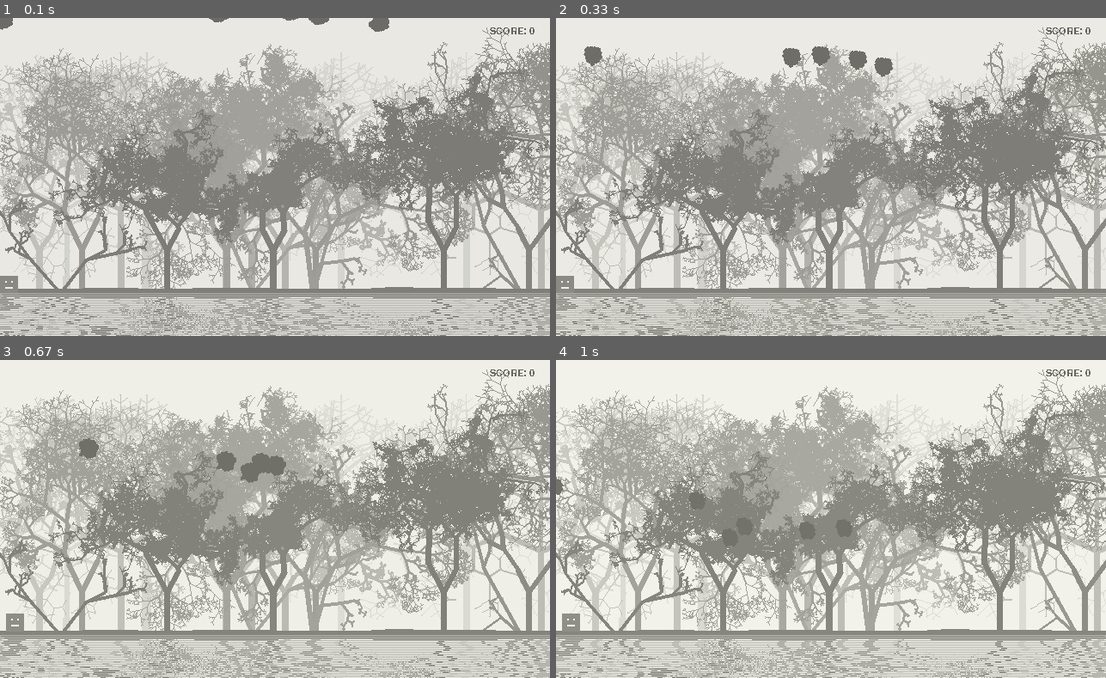
Above: before the commit, frames 1-4 (two rows, left to right).
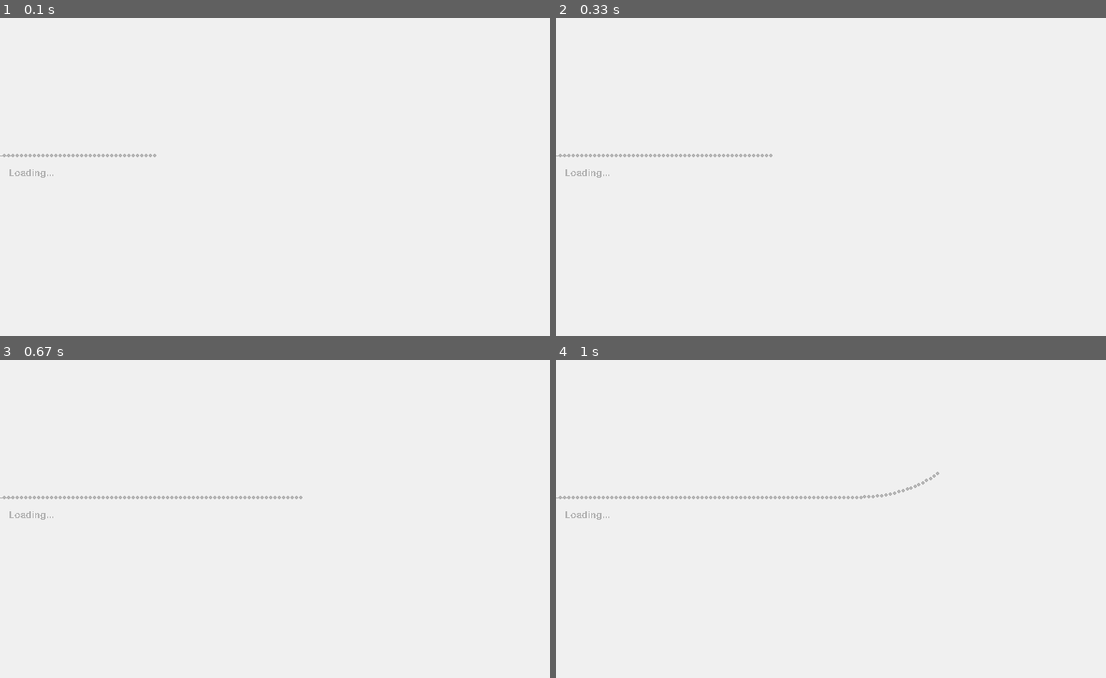
Above: after the commit, the same moments.

Repository: MyTaeyeon/Pygame-Art-with-code
Game: pygame game, started from main.py
Same seed, same stepped clock (60 frames per second), same inputs: the game is played once before the commit and once after it.
Inputs:
- Up to frame 1 (0.1 s): no input
- Up to frame 2 (0.33 s): no input
- Up to frame 3 (0.67 s): hold Left from 0.33 s (still down)
- Up to frame 4 (1 s): release Left at 0.87 s; hold Left from 0.9 s (still down)

The runs differ from the first frame. In frame 1, 63% of the frame differs, in the area x 0-100%, y 0-100%; in frame 2, 63%, in the area x 0-100%, y 2-100%; in frame 3, 63%; in frame 4, 63%.

Commit message:
fixed loading screen dsn't work

Diff:
--- a/main.py
+++ b/main.py
@@ -116,27 +116,8 @@
 	if totalMade[n]%int(lspds[n]*10) == 0:
 		terrain[n] = (terrain[n]+1) % 2
 
-
 	# print(str(loaded)+"/"+str(allloads))
 	return l
-
-# load screen =====================================================================================
-mt(1, 3, 2 , 1, 0)
-
-thread1 = threading.Thread(target=mt, args=(2,  3, 2, 1, 0))
-thread1.start()
-thread1.join()
-
-vine = pattern.Vine(0,160)
-screen.fill([240,240,240])
-
-while loaded<allloads:
-	for i in range(10):
-		vine.grow(screen)
-	pygame.draw.rect(screen,(240,240,240),[0,170,100,20])
-	u.text(screen,10,height/2+15,"Loading... "+str(loaded)+"/"+str(allloads),(180,180,180))
-	u.line(screen,(180,180,180),[0,height/2],[(float(loaded)/allloads)*width/2,height/2],1)
-	pygame.display.flip()
 
 # camera ==========================================================================================
 canvas = pygame.Surface([width/2,height])
@@ -208,201 +189,226 @@
 			deers.remove(d)
 
 # setup for first run =============================================================================
-T = 0
-r = 0
-gifts = [creature.goStraight(random.randint(-100, width ), random.randint(-30, -10), [random.randint(-6, 6), random.randint(3, 6)]) for i in range(7)]
-shape = [None] * len(gifts)
-cnt = [0] * len(gifts)
-phase = 0
-zoff = 0
-running = True
-score = 0
-
-pygame.mixer.music.play(-1)
-
-# game loop =======================================================================================
-while (True):
-	for event in pygame.event.get():
-		if event.type == pygame.QUIT:
-			sys.exit()
-		if running == False and event.type == pygame.KEYDOWN and event.key == pygame.K_r:
-			running = True
-			scroll = 0
-			birds = []
-			deers = []
-			player = creature.Player(0, height - land[0])
-			T = 0
-			r = 0
-			gifts = [creature.goStraight(random.randint(-100, width ), random.randint(-30, -10), [random.randint(-6, 6), random.randint(3, 6)]) for i in range(7)]
-			shape = [None] * len(gifts)
-			cnt = [0] * len(gifts)
-			phase = 0
-			zoff = 0
-			running = True
-			score = 0
-
-			mt(1, 3, 2 , 1, 0)
-
-			thread1 = threading.Thread(target=mt, args=(2,  3, 2, 1, 0))
-			thread1.start()
-			thread1.join()
-
-			vine = pattern.Vine(0,160)
-			screen.fill([240,240,240])
-
-			while loaded<allloads:
-				for i in range(10):
-					vine.grow(screen)
-				pygame.draw.rect(screen,(240,240,240),[0,170,100,20])
-				u.text(screen,10,height/2+15,"Loading... "+str(loaded)+"/"+str(allloads),(180,180,180))
-				u.line(screen,(180,180,180),[0,height/2],[(float(loaded)/allloads)*width/2,height/2],1)
-				pygame.display.flip()
-
-			pygame.mixer.music.play(-1)
-
-	clock.tick(45)
-
-	if running == False:
-		continue
-
-	screen.fill((255, 255, 255))
-	canvas.fill([240,240,240])
-	for d in deers:
-		d.draw(canvas)
-
-	for i in range(4):
-		if Ls[i] is not None:
-			canvas.blit(Ls[i],[locs[i]+scroll*lspds[i]-buff,0])
-
-		if locs[i]+scroll*lspds[i] < -width-buff:
-			locs[i] += width*2
-			# Ls[i] = makeBGLayer(i)
-			t1 = threading.Thread(target=mt, args=(1, i))
-			t1.start()
-
-		if Lrs[i] is not None:
-			canvas.blit(Lrs[i],[locrs[i]+scroll*lspds[i]-buff,0])
-
-		if locrs[i]+scroll*lspds[i] < -width-buff:
-			locrs[i] += width*2
-			# Lrs[i] = makeBGLayer(i)
-			t2 = threading.Thread(target=mt, args=(2, i))
-			t2.start()
-
-	for j in range(len(gifts)):
-		if cnt[j] == 0:
-			if gifts[j].update(onlandY(gifts[j].x)) =='boom':
-				cnt[j] = 21
-				gifts[j] = [creature.splinter(gifts[j].x + random.randint(-6, 6), gifts[j].y + random.randint(0, 6),
-								[random.randint(-6, 6), random.randint(-3, -1)],
-								150, random.randint(3, 5), random.randint(15, 20)) for i in range(20)]
-			else:
-				if u.dist(gifts[j].x, gifts[j].y, player.x, player.y) < 30 and player.status[0] != 'Death':
-					if player.y > gifts[j].y:
-						player.status = 'Death'
-						player.split = [creature.splinter(player.x + random.randint(-6, 6), player.y + random.randint(0, 6),
+scroll = None
+birds = None
+deers = None
+player = None
+T = None
+r = None
+gifts = None
+shape = None
+cnt = None
+phase = None
+zoff = None
+running = None
+score = None
+
+# Game is running =================================================================================
+
+def play():
+	global running, scroll, score, T, gifts, birds, deers, screen, cnt, Lrs, locrs, Ls, locs, SPEED, canvas, terrain, landloc, landni, landDensity
+	phase = 0
+	zoff = 0
+	pygame.mixer.music.play(-1)
+	while running:
+		for event in pygame.event.get():
+			if event.type == pygame.QUIT:
+				sys.exit()
+
+		clock.tick(45)
+
+		screen.fill((255, 255, 255))
+		canvas.fill([240,240,240])
+		for d in deers:
+			d.draw(canvas)
+
+		for i in range(4):
+			if Ls[i] is not None:
+				canvas.blit(Ls[i],[locs[i]+scroll*lspds[i]-buff,0])
+
+			if locs[i]+scroll*lspds[i] < -width-buff:
+				locs[i] += width*2
+				# Ls[i] = makeBGLayer(i)
+				t1 = threading.Thread(target=mt, args=(1, i))
+				t1.start()
+
+			if Lrs[i] is not None:
+				canvas.blit(Lrs[i],[locrs[i]+scroll*lspds[i]-buff,0])
+
+			if locrs[i]+scroll*lspds[i] < -width-buff:
+				locrs[i] += width*2
+				# Lrs[i] = makeBGLayer(i)
+				t2 = threading.Thread(target=mt, args=(2, i))
+				t2.start()
+
+		for j in range(len(gifts)):
+			if cnt[j] == 0:
+				if gifts[j].update(onlandY(gifts[j].x)) =='boom':
+					cnt[j] = 21
+					gifts[j] = [creature.splinter(gifts[j].x + random.randint(-6, 6), gifts[j].y + random.randint(0, 6),
 									[random.randint(-6, 6), random.randint(-3, -1)],
 									150, random.randint(3, 5), random.randint(15, 20)) for i in range(20)]
-						player.cnt = 21
-					cnt[j] = 21
-					gifts[j] = [creature.splinter(gifts[j].x + random.randint(-6, 6), gifts[j].y + random.randint(0, 6),
-								[random.randint(-6, 6), random.randint(-3, -1)],
-								150, random.randint(3, 5), random.randint(15, 20)) for i in range(20)]
 				else:
-					# draw gift!!!
-					vertices = []
-
-					for a in range(0, int(2 * math.pi / math.radians(5))):
-						a = a * math.radians(5)
-						xoff = math.cos(a + phase)
-						yoff = math.sin(a + phase)
-						xoff = u.map_value(xoff, -1, 1, 0, 4.0)
-						yoff = u.map_value(yoff, -1, 1, 0, 4.0)
-						r = u.map_value(noise.noise(xoff, yoff, zoff), 0, 1, 15, 5)
-						x = r * math.cos(a) + gifts[j].x
-						y = r * math.sin(a) + gifts[j].y
-						vertices.append((x, y))
-
-					u.polygon(canvas, (110, 110, 110), vertices)
-
-					phase += 0.003
-					zoff += 0.01
-
-		elif cnt[j] > 1:
-			for i in range(len(gifts[j])):
-				if gifts[j][i] == None:
-					continue
-				if gifts[j][i].update() == 'boom':
-					gifts[j][i] = None
-					cnt[j] -= 1
-				else:
-					gifts[j][i].draw(canvas)
-		else:
-			cnt[j] = 0
-			gifts[j] = creature.goStraight(random.randint(100, width // 2 - 50), random.randint(-30, -10), [random.randint(-6, 6), random.randint(3, 6)])
-
-	u.polygon(canvas,(130,130,130),[[0,height]]+[[landloc+i*landDensity,height-land[i]] for i in range(0,len(land))]+[[width/2,height]])
-	running = player.update(onlandY(player.x))
-	player.vx = 0
-	player.draw(canvas)
-	usercontrol = pygame.key.get_pressed()
-
-	if usercontrol[pygame.K_RIGHT]:
-		if player.x >= 10 * landDensity:
-			player.x = 10 * landDensity
-			landloc -= SPEED
-			scroll -= SPEED
-			score += 1
-		else:
-			player.vx = SPEED
-	if usercontrol[pygame.K_LEFT]:
-		player.vx = -SPEED
-		if player.x < 10:
-			player.x = 10
-	if usercontrol[pygame.K_SPACE] and player.status == 'onland':
-		player.status = 'insky'
-		player.time = 0
-		player.vy = SPEED * 4.5
-		player.ay = SPEED / 3
-
-	for b in birds:
-		b.draw(canvas)
-
-	if landloc < -landDensity:
-		landni += 1
-		land.append(makeLand(landni,maxheight=land[-1] + 20))
-		landloc += landDensity
-		land.pop(0)
-
-
-	if random.random()<0.0005:
-		makeBirds(random.randrange(6,12))
-	if random.random() < 0.0005 and terrain[3] == 0:
-		makeDeers(1)
-
-	birdCtrl()
-	deersCtrl()
-	u.text(canvas,570,10,"SCORE: %d" % score, (100, 100, 100))
-	screen.blit(canvas,[0,0])
-
-	# reflect
-	reflection = canvas#pygame.transform.flip(canvas,False,True)
-	pygame.draw.rect(screen,(180,180,180),[0,height,width/2,50])
-	for i in range(0,2*(screen.get_height()-height),2):
-		screen.blit(reflection,[(math.sin(i*0.5))*i*0.5+(noise.noise(pygame.time.get_ticks()*0.001,i*0.2)-0.5)*20,height+i-1],(0,height-i,width/2,1))
-
-	T += 1
-	array = [pygame.surfarray.pixels_red(screen),pygame.surfarray.pixels_green(screen),pygame.surfarray.pixels_blue(screen)]
-	filter.filter(array,T)
-	del(array)
-	if running == False:
-		screen.blit(transparent_surface, (0, 0))
-		font = pygame.font.Font(None, 40)
-		text = font.render("Score: " + str(score), True, (255, 255, 255))
-		screen.blit(text, (250, 150))
-		font = pygame.font.Font(None, 20)
-		text = font.render("press r to restart", True, (255, 255, 255))
-		screen.blit(text, (250, 180))
-		pygame.mixer.music.stop()
-
-	pygame.display.update()
+					if u.dist(gifts[j].x, gifts[j].y, player.x, player.y) < 30 and player.status[0] != 'Death':
+						if player.y > gifts[j].y:
+							player.status = 'Death'
+							player.split = [creature.splinter(player.x + random.randint(-6, 6), player.y + random.randint(0, 6),
+										[random.randint(-6, 6), random.randint(-3, -1)],
+										150, random.randint(3, 5), random.randint(15, 20)) for i in range(20)]
+							player.cnt = 21
+						cnt[j] = 21
+						gifts[j] = [creature.splinter(gifts[j].x + random.randint(-6, 6), gifts[j].y + random.randint(0, 6),
+									[random.randint(-6, 6), random.randint(-3, -1)],
+									150, random.randint(3, 5), random.randint(15, 20)) for i in range(20)]
+					else:
+						# draw gift!!!
+						vertices = []
+
+						for a in range(0, int(2 * math.pi / math.radians(5))):
+							a = a * math.radians(5)
+							xoff = math.cos(a + phase)
+							yoff = math.sin(a + phase)
+							xoff = u.map_value(xoff, -1, 1, 0, 3.0)
+							yoff = u.map_value(yoff, -1, 1, 0, 3.0)
+							r = u.map_value(noise.noise(xoff, yoff, zoff), 0, 1, 15, 5)
+							x = r * math.cos(a) + gifts[j].x
+							y = r * math.sin(a) + gifts[j].y
+							vertices.append((x, y))
+
+						u.polygon(canvas, (110, 110, 110), vertices)
+
+						phase += 0.003
+						zoff += 0.01
+
+			elif cnt[j] > 1:
+				for i in range(len(gifts[j])):
+					if gifts[j][i] == None:
+						continue
+					if gifts[j][i].update() == 'boom':
+						gifts[j][i] = None
+						cnt[j] -= 1
+					else:
+						gifts[j][i].draw(canvas)
+			else:
+				cnt[j] = 0
+				gifts[j] = creature.goStraight(random.randint(100, width // 2 - 50), random.randint(-30, -10), [random.randint(-6, 6), random.randint(3, 6)])
+
+		u.polygon(canvas,(130,130,130),[[0,height]]+[[landloc+i*landDensity,height-land[i]] for i in range(0,len(land))]+[[width/2,height]])
+		running = player.update(onlandY(player.x))
+		player.vx = 0
+		player.draw(canvas)
+		usercontrol = pygame.key.get_pressed()
+
+		if usercontrol[pygame.K_RIGHT]:
+			if player.x >= 10 * landDensity:
+				player.x = 10 * landDensity
+				landloc -= SPEED
+				scroll -= SPEED
+				score += 1
+			else:
+				player.vx = SPEED
+		if usercontrol[pygame.K_LEFT]:
+			player.vx = -SPEED
+			if player.x < 10:
+				player.x = 10
+		if usercontrol[pygame.K_SPACE] and player.status == 'onland':
+			player.status = 'insky'
+			player.time = 0
+			player.vy = SPEED * 4.5
+			player.ay = SPEED / 3
+
+		for b in birds:
+			b.draw(canvas)
+
+		if landloc < -landDensity:
+			landni += 1
+			land.append(makeLand(landni,maxheight=land[-1] + 20))
+			landloc += landDensity
+			land.pop(0)
+
+
+		if random.random()<0.0005:
+			makeBirds(random.randrange(6,12))
+		if random.random() < 0.0005 and terrain[3] == 0:
+			makeDeers(1)
+
+		birdCtrl()
+		deersCtrl()
+		u.text(canvas,570,10,"SCORE: %d" % score, (100, 100, 100))
+		screen.blit(canvas,[0,0])
+
+		# reflect
+		reflection = canvas#pygame.transform.flip(canvas,False,True)
+		pygame.draw.rect(screen,(180,180,180),[0,height,width/2,50])
+		for i in range(0,2*(screen.get_height()-height),2):
+			screen.blit(reflection,[(math.sin(i*0.5))*i*0.5+(noise.noise(pygame.time.get_ticks()*0.001,i*0.2)-0.5)*20,height+i-1],(0,height-i,width/2,1))
+
+		T += 1
+		array = [pygame.surfarray.pixels_red(screen),pygame.surfarray.pixels_green(screen),pygame.surfarray.pixels_blue(screen)]
+		filter.filter(array,T)
+		del(array)
+
+		pygame.display.update()
+
+	screen.blit(transparent_surface, (0, 0))
+	font = pygame.font.Font(None, 40)
+	text = font.render("Score: " + str(score), True, (255, 255, 255))
+	screen.blit(text, (250, 150))
+	font = pygame.font.Font(None, 20)
+	text = font.render("press r to restart", True, (255, 255, 255))
+	screen.blit(text, (250, 180))
+	pygame.mixer.music.stop()
+
+# restart or exit =================================================================================
+
+def restart():
+	while True:
+		for event in pygame.event.get():
+			if event.type == pygame.QUIT:
+				pygame.quit()
+				sys.exit()
+			if event.type == pygame.KEYDOWN:
+				if event.key == pygame.K_r:
+					return True
+
+		pygame.display.update()
+
+# game loop =======================================================================================
+loop = True
+while loop:
+	scroll = 0
+	birds = []
+	deers = []
+	player = creature.Player(0, height - land[0])
+	T = 0
+	r = 0
+	gifts = [creature.goStraight(random.randint(-100, width ), random.randint(-30, -10), [random.randint(-6, 6), random.randint(3, 6)]) for i in range(7)]
+	shape = [None] * len(gifts)
+	cnt = [0] * len(gifts)
+	phase = 0
+	zoff = 0
+	running = True
+	score = 0
+
+	thread2 = threading.Thread(target=mt, args=(1,  3, 2, 1, 0))
+	thread2.start()
+
+	thread1 = threading.Thread(target=mt, args=(2,  3, 2, 1, 0))
+	thread1.start()
+
+	vine = pattern.Vine(0,160)
+	screen.fill([240,240,240])
+	for _ in range(10000):
+		vine.grow(screen)
+		pygame.draw.rect(screen,(240,240,240),[0,170,100,20])
+		# u.text(screen,10,height/2+15,"Loading... "+str(loaded)+"/"+str(allloads),(180,180,180))
+		u.text(screen,10,height/2+15,"Loading... ",(180,180,180))
+		u.line(screen,(180,180,180),[0,height/2],[(float(loaded)/allloads)*width/2,height/2],1)
+		pygame.display.flip()
+	thread2.join()
+	thread1.join()
+
+	while loaded<allloads:
+		pass
+	play()
+	loop = restart()
Not shown, changed: README.md
